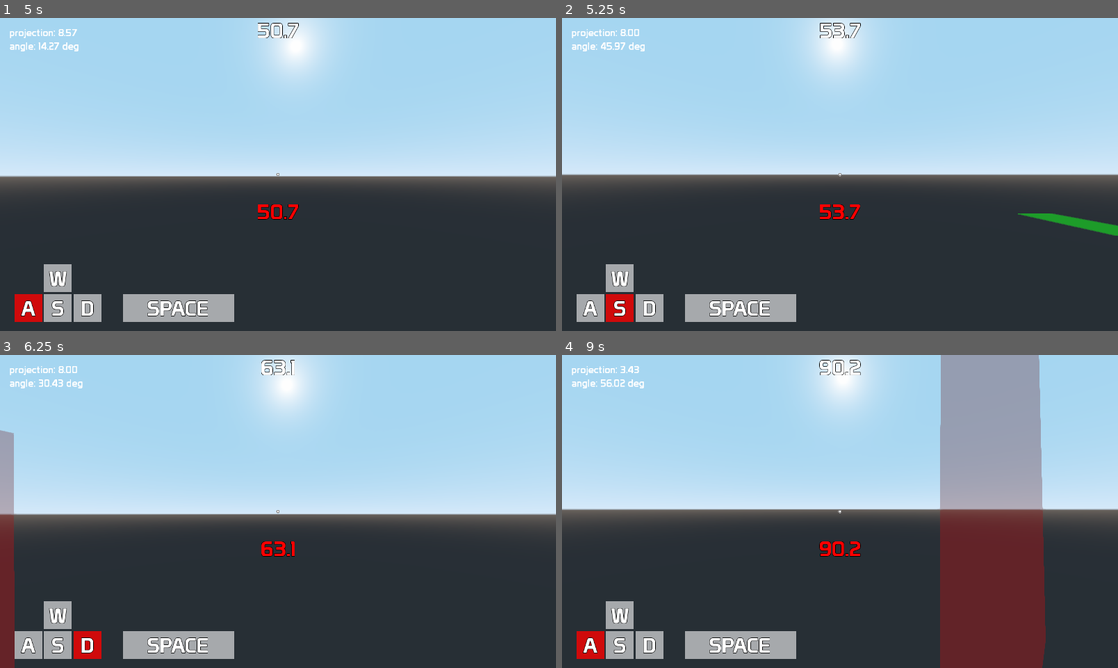
Above: before the commit, frames 1-4 (two rows, left to right).
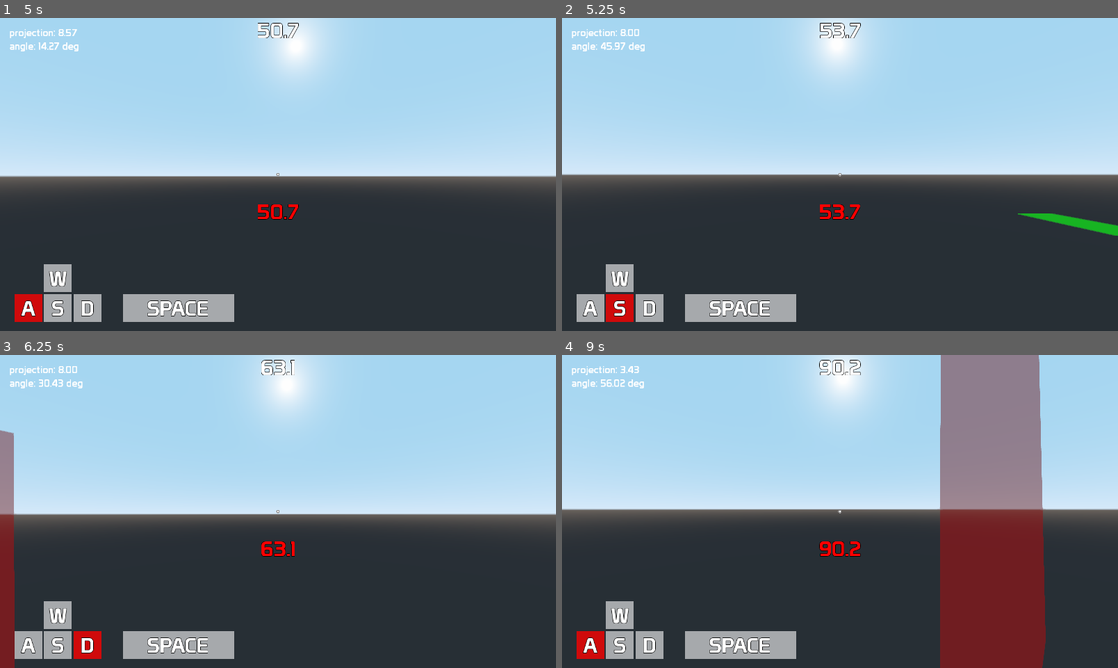
Above: after the commit, the same moments.

Repository: 2nafish117/bunnyhop
Game: Godot game, scene res://Src/Entities/FpPlayer/FpPlayer.tscn
The game is run twice, just before and just after one commit, with the same random seed, the same clock (stepped at 60 frames per second) and the same inputs. This scene is started directly instead of the project's main scene. The engine's default icon, where the game draws it, is replaced by a stand-in: a white triangle on a blue panel in a dark square.
Inputs (mouse positions are in pixels of both pictures, inside the frame that each line leads up to):
- Up to frame 1 (5 s): move the mouse to (305, 174) at 0.52 s; hold D (move_right) 0.53-1.28 s; tap E (action_interact) at 0.6, 3.6 s; tap Space (action_jump) at 0.77, 1.52, 3.02, 3.77, 4.52 s; move the mouse to (250, 174) at 1.27 s; hold S (move_back) 1.28-2.03 s; click (250, 174) at 1.35 s; move the mouse to (289, 168) at 2.02 s; hold Right mouse button (fire_secondary) 2.03-2.78 s; hold D (move_right) 2.03-3.53 s; move the mouse to (272, 180) at 2.77 s; tap W (move_front) at 2.85 s; move the mouse to (316, 177) at 3.52 s; hold A (move_left) from 3.53 s (still down); move the mouse to (233, 171) at 4.27 s; click (233, 171) at 4.35 s
- Up to frame 2 (5.25 s): move the mouse to (845, 174) at 5.02 s; release A (move_left) at 5.03 s; hold S (move_back) from 5.03 s (still down); hold Right mouse button (fire_secondary) from 5.03 s (still down)
- Up to frame 3 (6.25 s): move the mouse to (255, 505) at 5.77 s; release S (move_back) at 5.78 s; release Right mouse button (fire_secondary) at 5.78 s; hold D (move_right) from 5.78 s (still down); tap W (move_front) at 5.85 s; tap Space (action_jump) at 6.02 s
- Up to frame 4 (9 s): move the mouse to (867, 511) at 6.52 s; tap E (action_interact) at 6.6 s; tap Space (action_jump) at 6.77, 7.52 s; move the mouse to (812, 511) at 7.27 s; click (812, 511) at 7.35 s; move the mouse to (851, 505) at 8.02 s; release D (move_right) at 8.03 s; hold S (move_back) 8.03-8.78 s; hold Right mouse button (fire_secondary) 8.03-8.78 s; move the mouse to (834, 517) at 8.77 s; hold A (move_left) from 8.78 s (still down); tap W (move_front) at 8.85 s

Frame 1 is identical in both runs. In frame 3, 0.7% of the frame differs, in the area x 0-3%, y 24-52%; in frame 4, 8.9%, in the area x 68-87%, y 0-50%.

Commit message:
make arrows more visible

Diff:
--- a/Src/Entities/FpPlayer/FpMovement.gd
+++ b/Src/Entities/FpPlayer/FpMovement.gd
@@ -50,6 +50,8 @@
 	return velocity.project(Vector3.UP).length()
 
 func accelerate(_velocity: Vector3, speed_max: float, accel_max: float, delta: float) -> Vector3:
+	#print(move_direction.length())
+	#print(_velocity.length())
 	projection = _velocity.dot(move_direction)
 	velocity_move_direction_angle = _velocity.angle_to(move_direction)
 	var add_speed := clamp(speed_max - projection, 0.0, accel_max * delta)
@@ -61,6 +63,7 @@
 	if speed != 0.0:
 		var control := max(_speed_stop, speed)
 		var drop := control * friction * delta
+		#print(drop)
 		_velocity *= max(speed - drop, 0.0) / speed
 	return _velocity
 
@@ -103,6 +106,7 @@
 	velocity = player.move_and_slide(velocity, Vector3.UP, true, 4, deg2rad(floor_angle), false)
 
 func update_movement(player: FpPlayer, delta: float) -> void:
+	#print(velocity.length())
 	time += delta
 	var fp_cam_hbasis: Basis = player.fp_camera.get_hbasis()
 	var fp_input: FpInput = player.fp_input
@@ -118,6 +122,7 @@
 	if speed > top_speed:
 		top_speed = speed
 
+	#print(velocity.length())
 	contact_normals = []
 	contact_points = []
 	for idx in player.get_slide_count():
--- a/Src/Entities/FpPlayer/FpPlayer.gd
+++ b/Src/Entities/FpPlayer/FpPlayer.gd
@@ -38,11 +38,11 @@
 	var interpolated_velocity = velocity_prev.linear_interpolate(velocity_now, Engine.get_physics_interpolation_fraction())
 	var from: Vector3 = fp_camera.get_interpolated_global_transform().origin + Vector3.DOWN * 1.0
 	var to: Vector3 = from + interpolated_velocity * 0.10
-	DbgDraw.draw_arrow(from, to, Color(1.0, 0.0, 0.0, 0.5))
+	DbgDraw.draw_arrow(from, to, Color(1.0, 0.0, 0.0, 0.7))
 
 	from += Vector3.UP * 0.1
 	var interpolated_move_direction = move_direction_prev.linear_interpolate(move_direction_now, Engine.get_physics_interpolation_fraction())
-	DbgDraw.draw_arrow(from, from + interpolated_move_direction * 0.5, Color(0.0, 1.0, 0.0, 0.5))
+	DbgDraw.draw_arrow(from, from + interpolated_move_direction * 0.5, Color(0.0, 1.0, 0.0, 0.7))
 
 func _process(_delta: float) -> void:
 	draw_movement_arrows()
